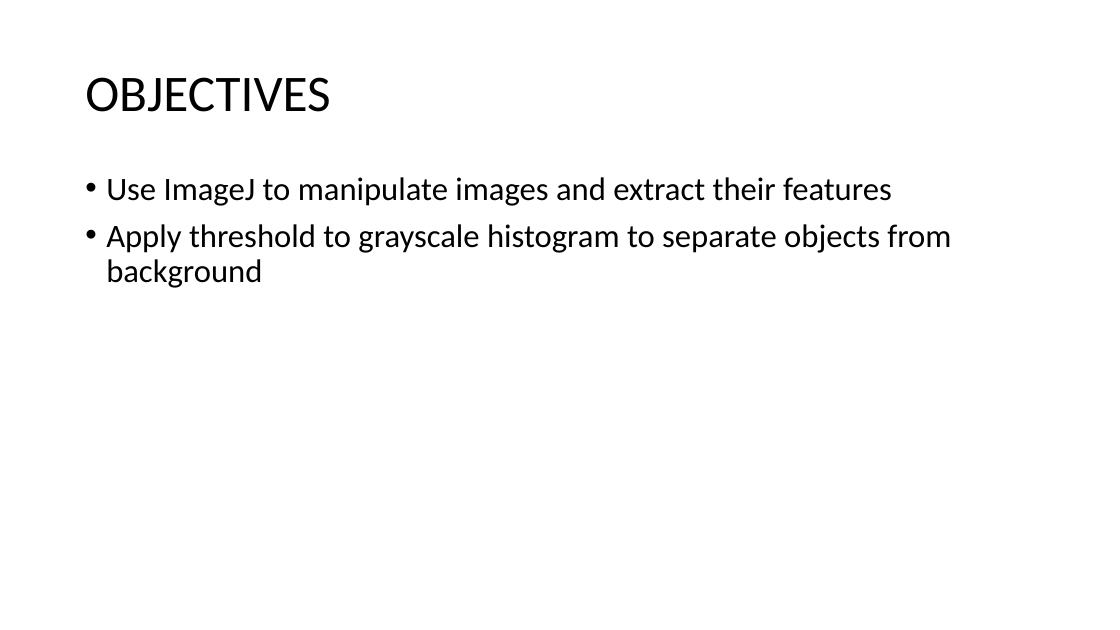
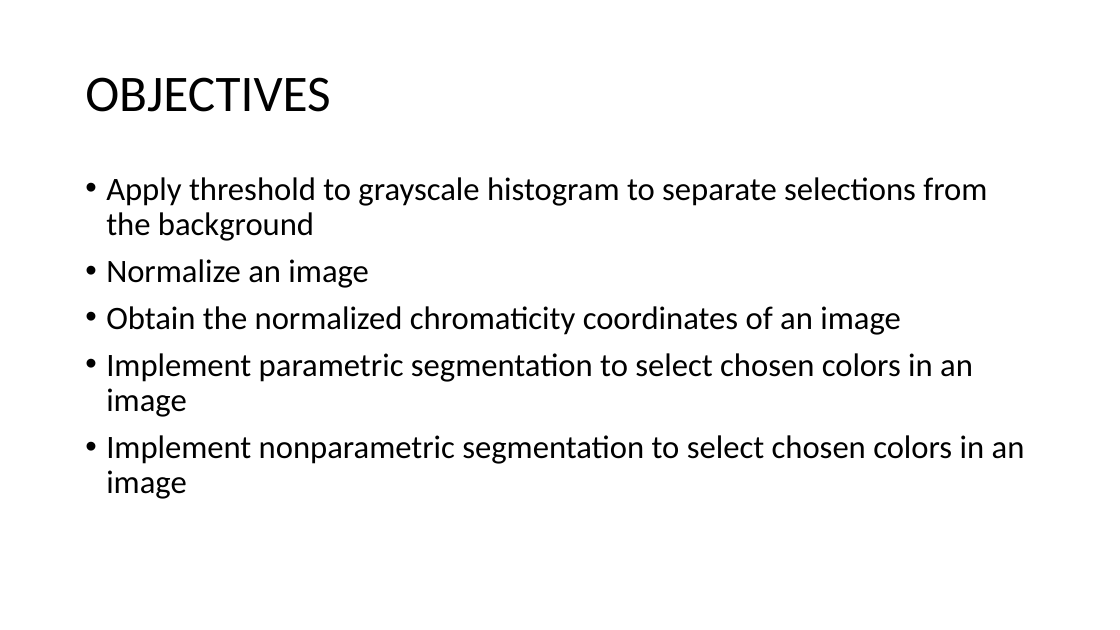
Before and after one commit to genvert/AP_157_FX-2_Vertudez, a slide deck: slide 2 of Activity 5/Vertudez_Activity_5_Report.pptx. Drawn at 1120x630 pixels with LibreOffice and Linux fonts; fonts in the diff are those of the drawing. Boxes give left, top, right and bottom in pixels: in the first picture for what was removed or moved away, otherwise in the second. Text is boxed around its words. In the diff, an @@ line names an element or a change of style, - is before the commit and + after.

```diff
--- a/Activity 5/Vertudez_Activity_5_Report.pptx
+++ b/Activity 5/Vertudez_Activity_5_Report.pptx
@@ text at [106, 177, 1025, 499]: text changed @@
-• Use ImageJ to manipulate images and extract their features
-• Apply threshold to grayscale histogram to separate objects from background
+• Apply threshold to grayscale histogram to separate selections from the background
+• Normalize an image
+• Obtain the normalized chromaticity coordinates of an image
+• Implement parametric segmentation to select chosen colors in an image
+• Implement nonparametric segmentation to select chosen colors in an image
```
Also in this commit, not shown: 8 other slides changed, 5 slides removed, 1 other file.
